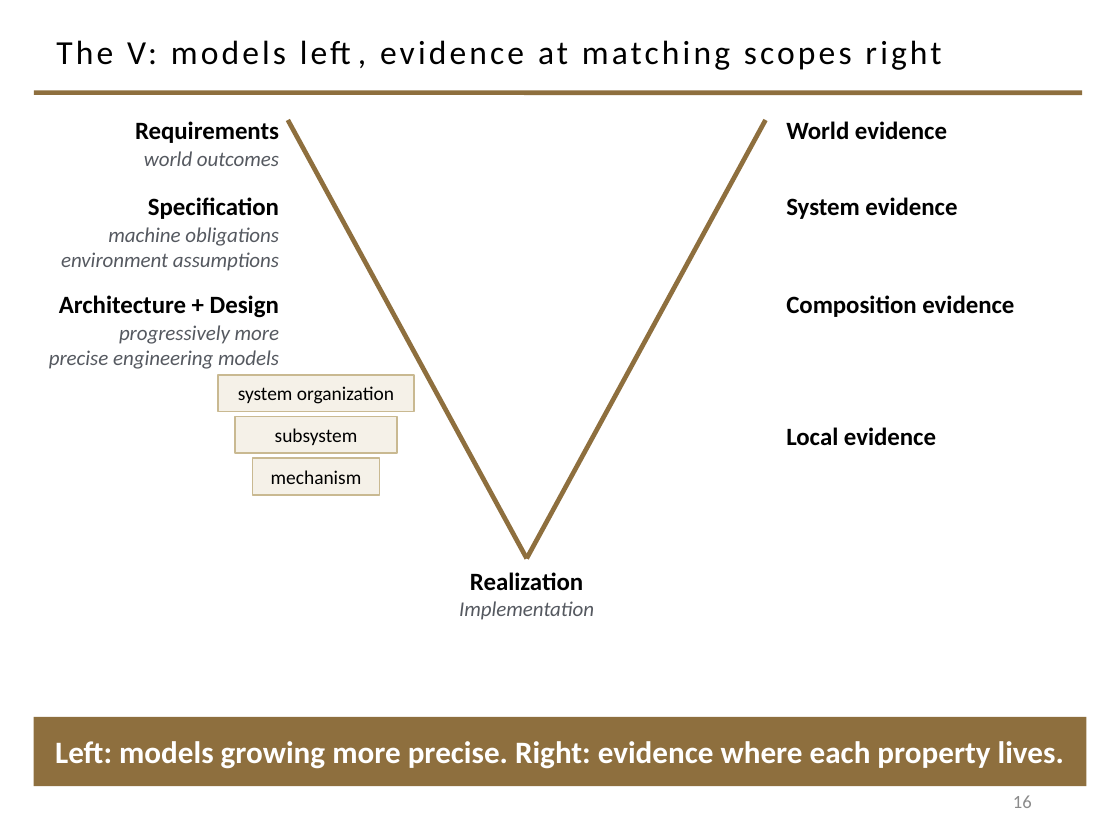
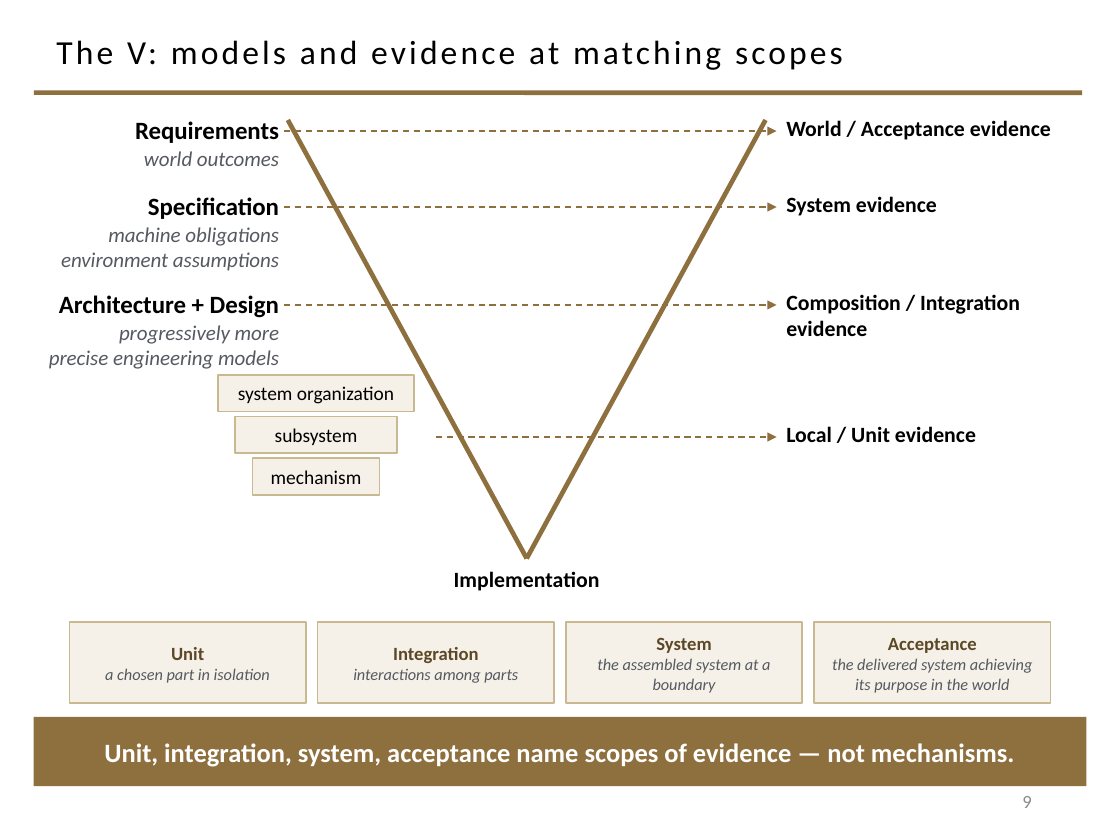
Before and after one commit to davisjam/model-based-agentic-software-engineering, a slide deck: slide 9 of course/lectures/act-1-foundations/08-validation/1-8-Validation.pptx (slide 16 before the commit). Drawn at 1120x840 pixels with LibreOffice and Linux fonts; fonts in the diff are those of the drawing; background and template pictures are left out. Boxes give left, top, right and bottom in pixels: in the first picture for what was removed or moved away, otherwise in the second. Text is boxed around its words. In the diff, an @@ line names an element or a change of style, - is before the commit and + after.

```diff
--- a/course/lectures/act-1-foundations/08-validation/1-8-Validation.pptx
+++ b/course/lectures/act-1-foundations/08-validation/1-8-Validation.pptx
@@ title at [56, 40, 843, 70]: text changed @@
-The V: models left, evidence at matching scopes right
+The V: models and evidence at matching scopes
@@ arrow added from (284, 131) to (776, 131), #8E6F3E 1 pt dashed @@
@@ text at [786, 120, 1051, 140]: text changed; size 16 to 14 pt @@
-World evidence
+World / Acceptance evidence
@@ arrow added from (284, 207) to (776, 207), #8E6F3E 1 pt dashed @@
@@ text "System evidence" at [786, 196, 937, 216]: size 16 to 14 pt @@
@@ text at [786, 294, 1020, 336]: text changed; size 16 to 14 pt @@
-Composition evidence
+Composition / Integration evidence
@@ arrow added from (284, 305) to (776, 305), #8E6F3E 1 pt dashed @@
@@ arrow added from (436, 437) to (776, 437), #8E6F3E 1 pt dashed @@
@@ text at [786, 426, 976, 442]: text changed; size 16 to 14 pt @@
-Local evidence
+Local / Unit evidence
@@ text "Implementation" at [454, 571, 600, 591]: size 13.5 to 14 pt, text colour #555960 to #000000, bold on, italic off @@
@@ text at [470, 572, 583, 591]: paragraph removed @@
-Realization
@@ rectangle added at [69, 623, 306, 703], fill #F5F1E8, outline #C9B991 1 pt, 10.5 pt, text #555960, italic @@
+Unit
+a chosen part in isolation
@@ rectangle added at [318, 623, 554, 703], fill #F5F1E8, outline #C9B991 1 pt, 10.5 pt, text #555960, italic @@
+Integration
+interactions among parts
@@ rectangle added at [566, 623, 802, 703], fill #F5F1E8, outline #C9B991 1 pt, 10.5 pt, text #555960, italic @@
+System
+the assembled system at a boundary
@@ rectangle added at [814, 623, 1051, 703], fill #F5F1E8, outline #C9B991 1 pt, 10.5 pt, text #555960, italic @@
+Acceptance
+the delivered system achieving its purpose in the world
@@ text in rectangle at [104, 743, 1015, 767]: text changed; size 20 to 17 pt @@
-Left: models growing more precise. Right: evidence where each property lives.
+Unit, integration, system, acceptance name scopes of evidence — not mechanisms.
@@ page number at [1022, 796, 1031, 808]: text changed @@
-16
+9
```
Also in this commit, not shown: 21 other slides changed, 4 slides added, 30 slides removed.
